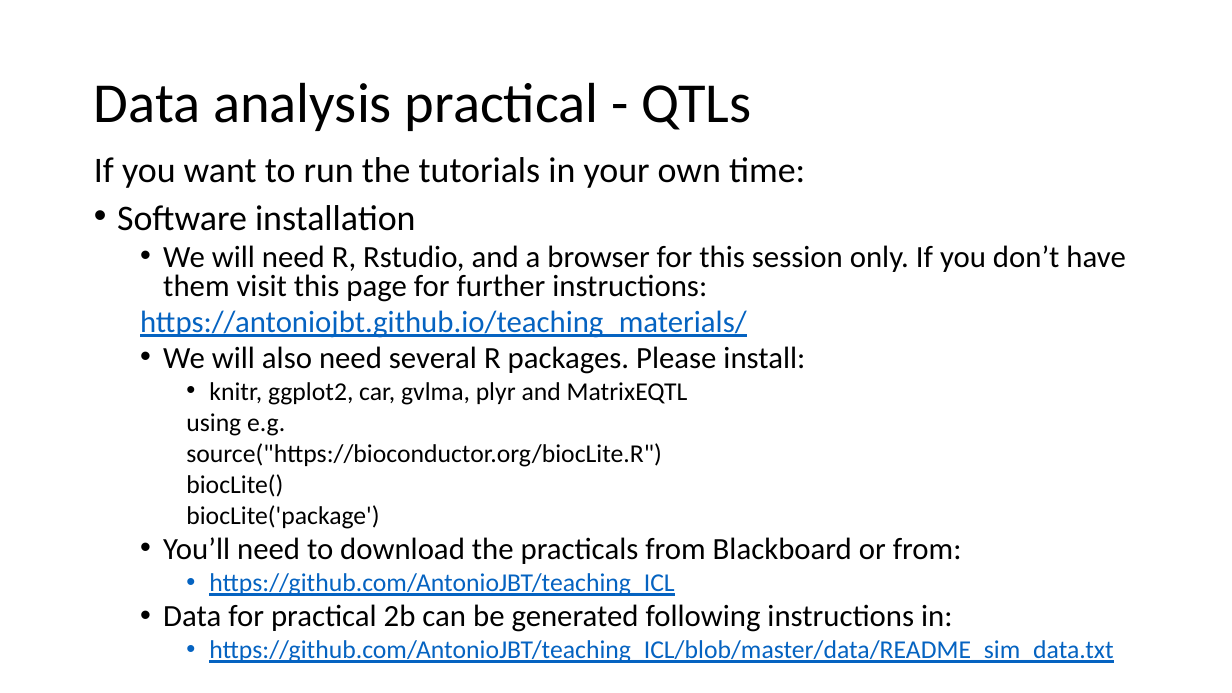
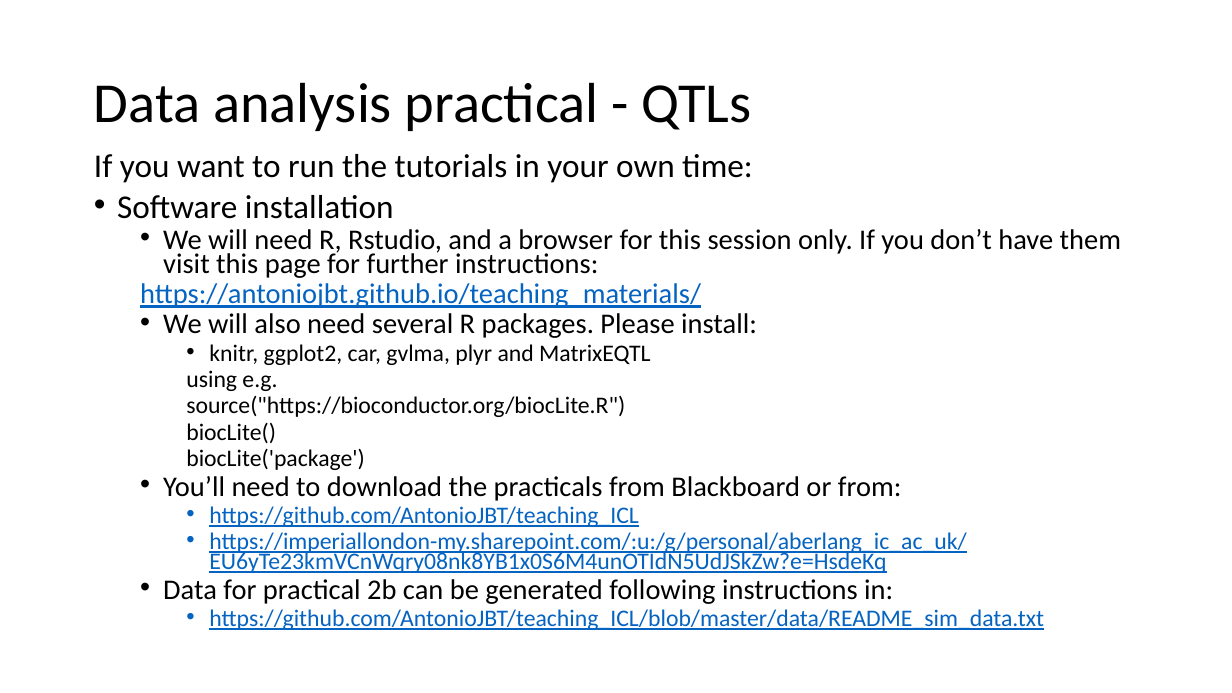
Before and after one commit to AntonioJBT/teaching_ICL, a slide deck: slide 2 of docs/antonio_QTL_practical_MGE.pptx. Drawn at 1232x693 pixels with LibreOffice and Linux fonts; fonts in the diff are those of the drawing. Boxes give left, top, right and bottom in pixels: in the first picture for what was removed or moved away, otherwise in the second. Text is boxed around its words. In the diff, an @@ line names an element or a change of style, - is before the commit and + after.

Commit message:
added links for download in pptx

```diff
--- a/docs/antonio_QTL_practical_MGE.pptx
+++ b/docs/antonio_QTL_practical_MGE.pptx
@@ text at bbox=[94, 154, 1121, 630]: size 28 to 25.9 pt in "If you want to run the tutorials ...", "Software installation"; size 24 to 22.2 pt in "We will need R, Rstudio, and a ...", "https://antoniojbt.github.io/teaching_materials/", "We will also need several R packages. ...", "You’ll need to download the practicals from ..." and 1 more places; size 20 to 18.5 pt in "knitr, ggplot2, car, gvlma, plyr and MatrixEQTL", "using e.g.", "source("https://bioconductor.org/biocLite.R")", "biocLite()" and 3 more places; line spacing 0.8 to 0.7 @@
@@ text at bbox=[209, 532, 966, 573]: paragraph added @@
+    • https://imperiallondon-my.sharepoint.com/:u:/g/personal/aberlang_ic_ac_uk/EU6yTe23kmVCnWqry08nk8YB1x0S6M4unOTIdN5UdJSkZw?e=HsdeKq
```
Also in this commit, not shown: 1 other file.
